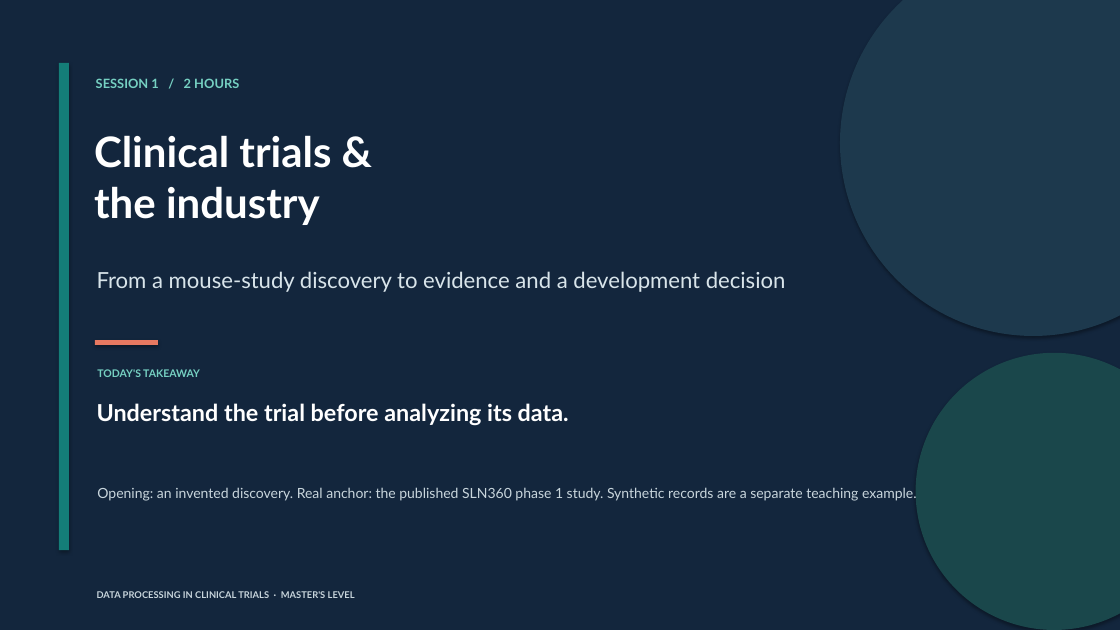
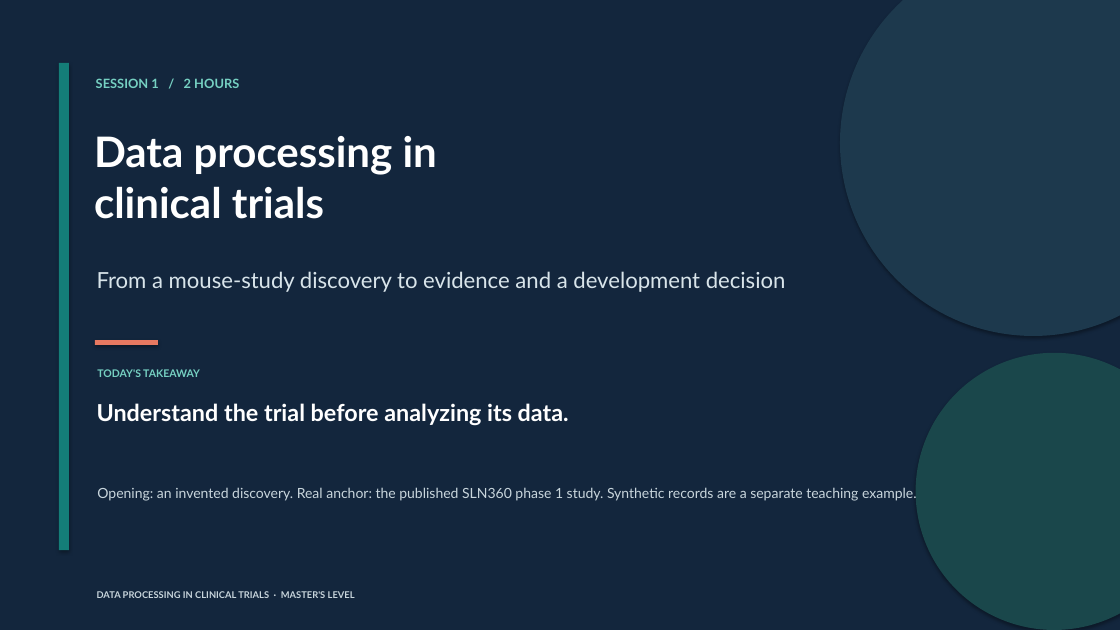
Before and after one commit to drweihungpan-lab/clinical-data-teaching, a slide deck: slide 1 of slides/powerpoint/session-1-clinical-trials.pptx. Drawn at 1120x630 pixels with LibreOffice and Linux fonts; fonts in the diff are those of the drawing. Boxes give left, top, right and bottom in pixels: in the first picture for what was removed or moved away, otherwise in the second. Text is boxed around its words. In the diff, an @@ line names an element or a change of style, - is before the commit and + after.

```diff
--- a/slides/powerpoint/session-1-clinical-trials.pptx
+++ b/slides/powerpoint/session-1-clinical-trials.pptx
@@ text at box(94, 136, 437, 219): text changed @@
-Clinical trials &
-the industry
+Data processing in
+clinical trials
```
Also in this commit, not shown: 17 other slides changed, 3 slides added, 7 other files.
